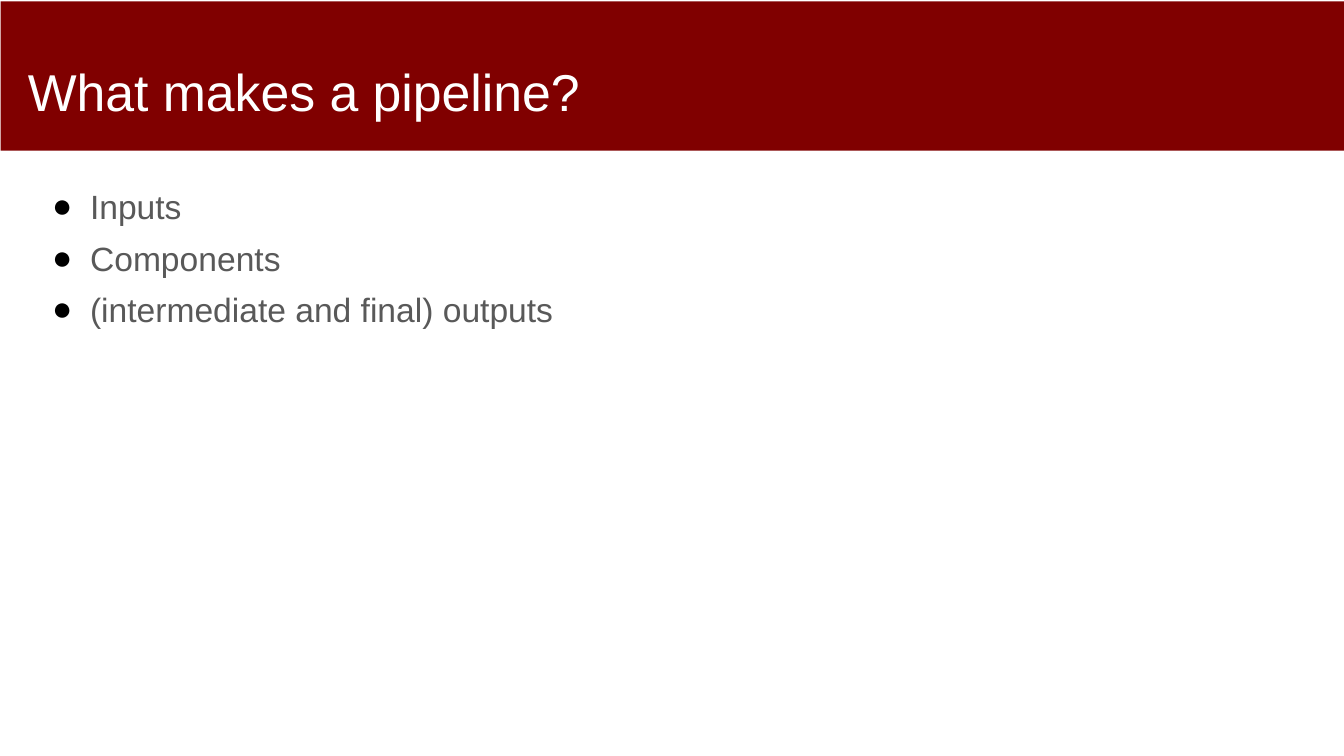
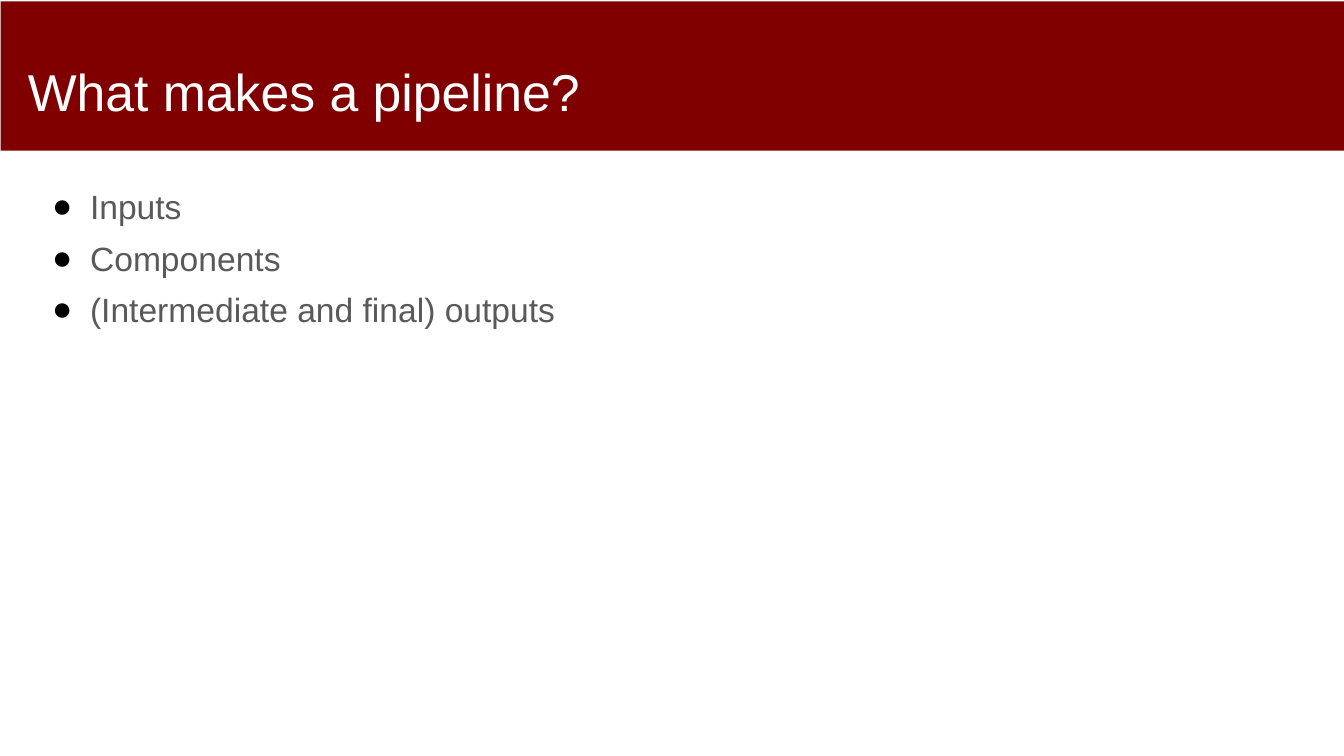
Before and after one commit to dssg/mlforpublicpolicylab, a slide deck: slide 5 of 04 - Machine Learning Pipelines/Machine-Learning-Pipelines.pptx. Drawn at 1344x756 pixels with LibreOffice and Linux fonts; fonts in the diff are those of the drawing. Boxes give left, top, right and bottom in pixels: in the first picture for what was removed or moved away, otherwise in the second. Text is boxed around its words. In the diff, an @@ line names an element or a change of style, - is before the commit and + after.

Commit message:
added pipelines ppt

```diff
--- a/04 - Machine Learning Pipelines/Machine-Learning-Pipelines.pptx
+++ b/04 - Machine Learning Pipelines/Machine-Learning-Pipelines.pptx
@@ text at <box>90,297,555,329</box>: text changed @@
-● (intermediate and final) outputs
+● (Intermediate and final) outputs
```
Also in this commit, not shown: 4 other slides changed.
